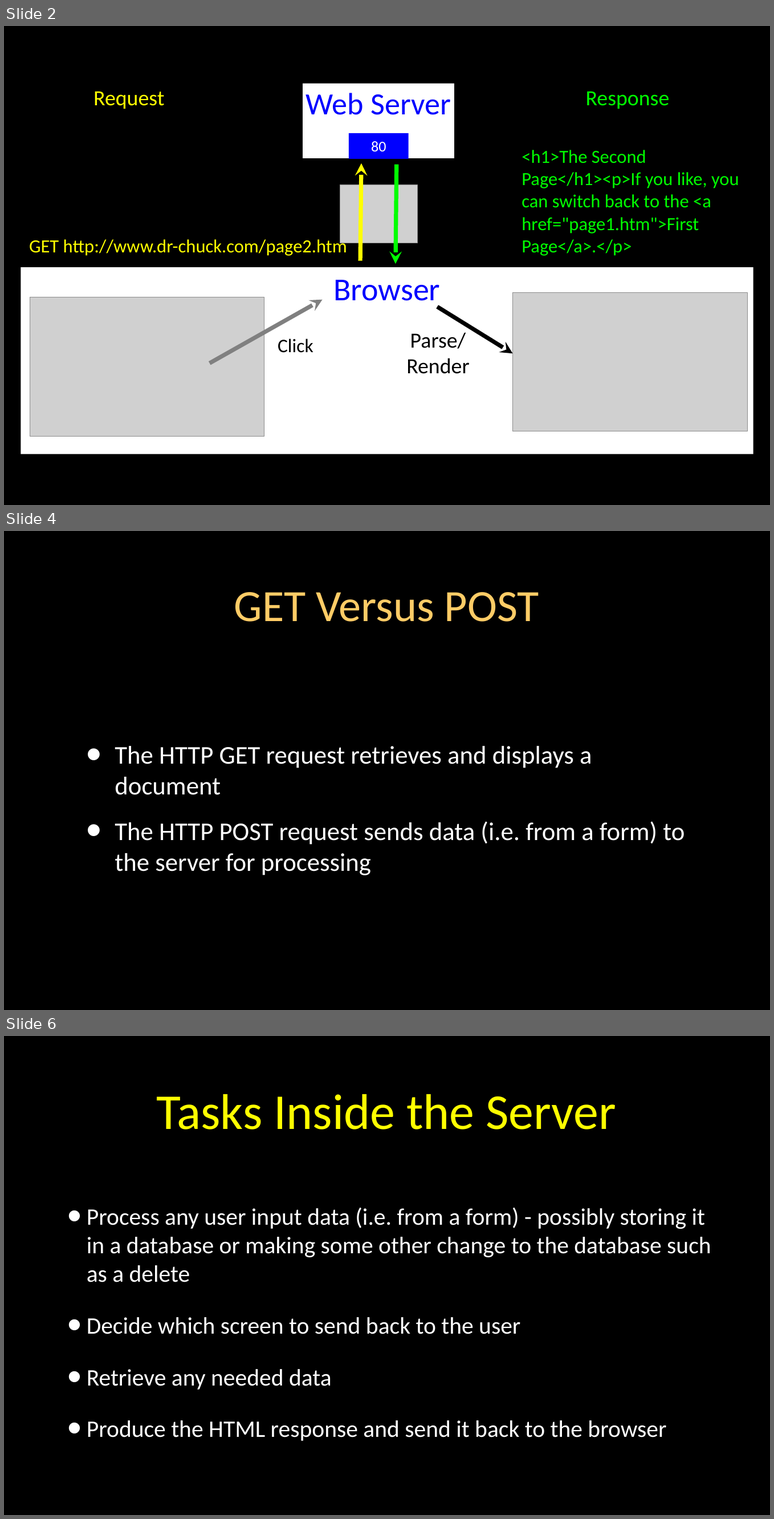
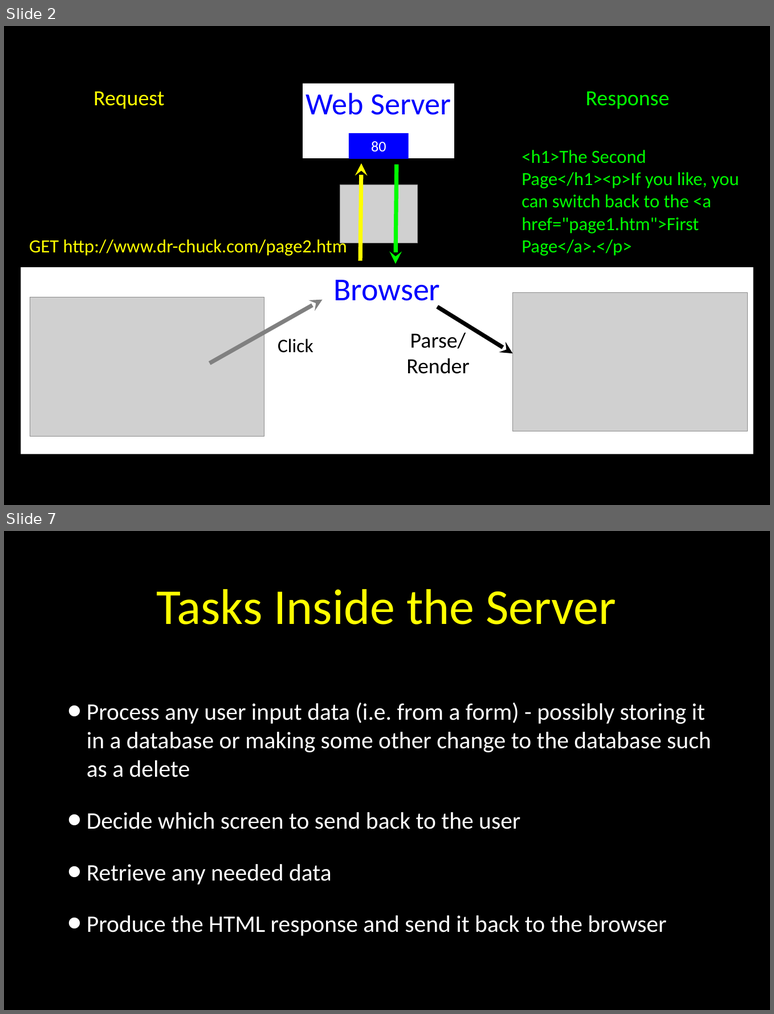
Before and after one commit to csev/dj4e, a slide deck: lectures/DJ-02-MVC.pptx. Shown one above the other, each under a label of ours: slides 2, 4 and 6 before the commit, slides 2 and 7 after it; the slides between them are not shown. The pictures are 774x1519 and 774x1014 pixels, drawn with LibreOffice and Linux fonts; fonts in the diff are those of the drawing; grey boxes stand for pictures. Boxes give left, top, right and bottom in pixels: in the first picture for what was removed or moved away, otherwise in the second. Text is boxed around its words. In the diff, an @@ line names an element or a change of style, - is before the commit and + after.

Commit message:
HTTP coverage

```diff
--- a/lectures/DJ-02-MVC.pptx
+++ b/lectures/DJ-02-MVC.pptx
@@ slide 4 removed at box(4, 531, 770, 1010), background #000000 @@
@@ title removed at box(234, 592, 539, 622) @@
-GET Versus POST
@@ text removed at box(115, 746, 685, 875) @@
-• The HTTP GET request retrieves and displays a document
-• The HTTP POST request sends data (i.e. from a form) to the server for processing
@@ what was slide 6 is now slide 7 @@
```
Also in this commit, not shown: 1 slide added, 5 other slides removed, 8 other files.
